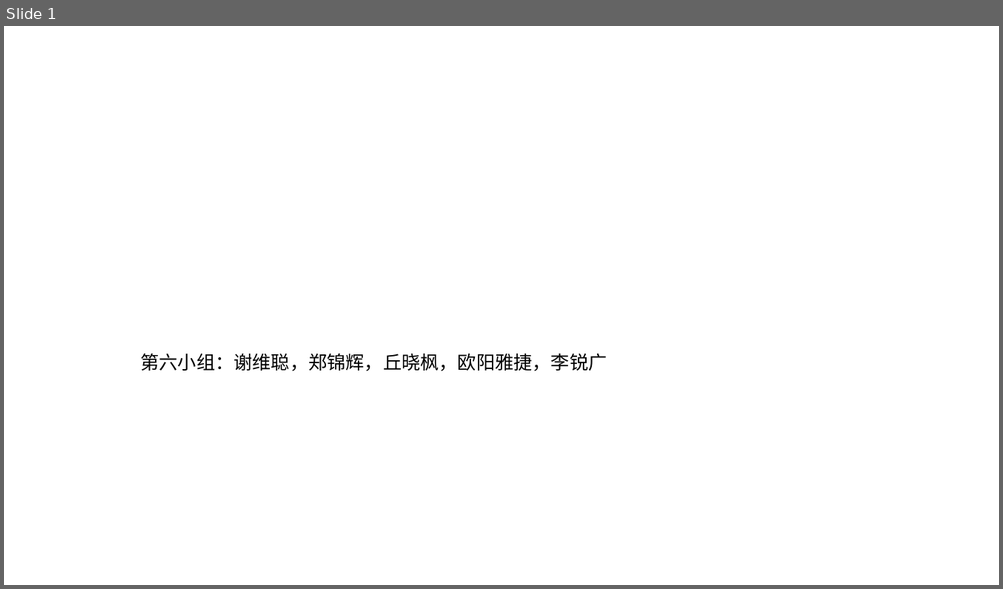
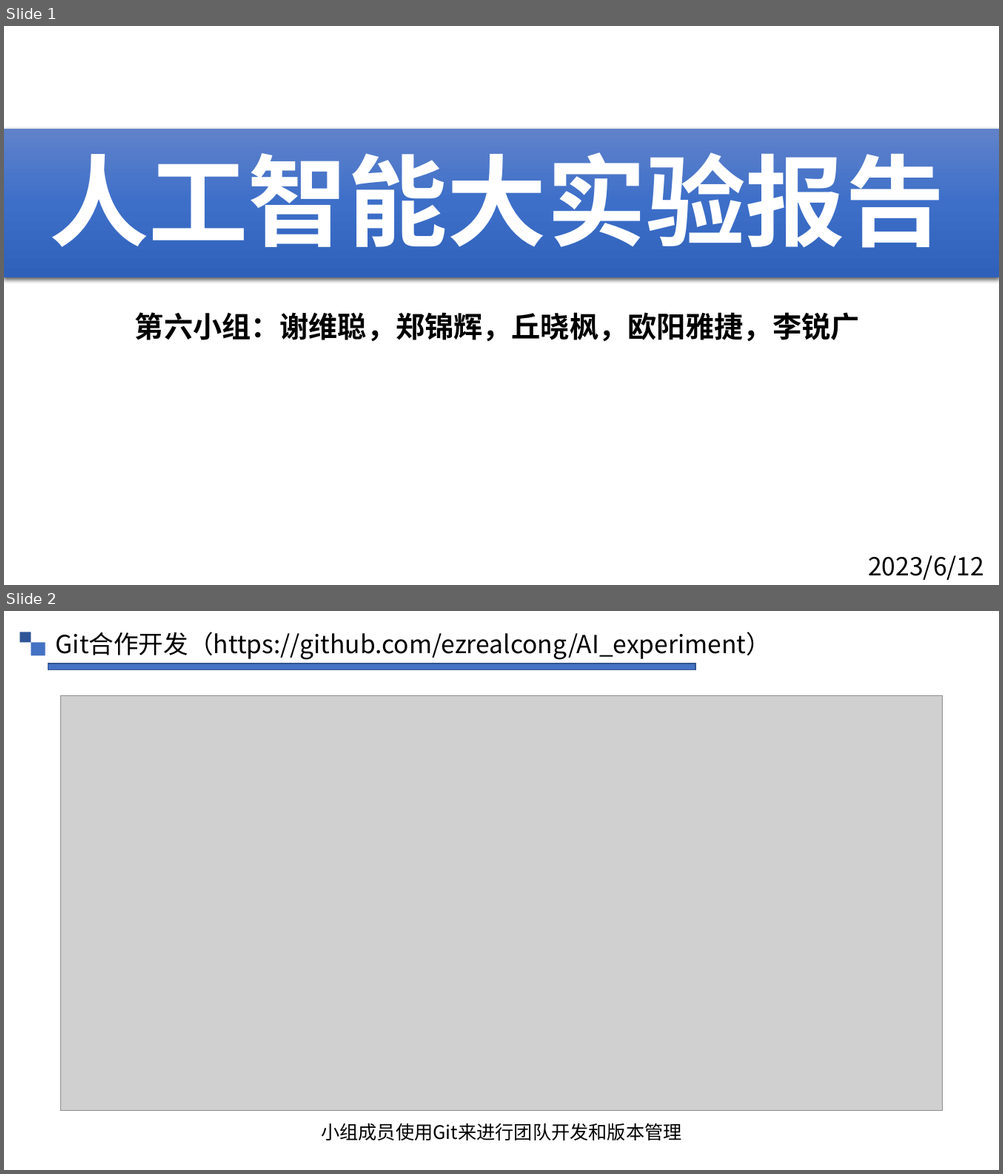
Before and after one commit to ezrealcong/AI_experiment, a slide deck: 演示PPT.pptx. Shown one above the other, each under a label of ours: slide 1 before the commit, slides 1 and 2 after it. The pictures are 1003x589 and 1003x1174 pixels, drawn with LibreOffice and Linux fonts; fonts in the diff are those of the drawing; grey boxes stand for pictures; background and template pictures are left out. Boxes give left, top, right and bottom in pixels: in the first picture for what was removed or moved away, otherwise in the second. Text is boxed around its words. In the diff, an @@ line names an element or a change of style, - is before the commit and + after.

```diff
--- a/演示PPT.pptx
+++ b/演示PPT.pptx
@@ slide 2 added at box(4, 611, 999, 1170), background #FFFFFF @@
@@ rectangle added at box(20, 632, 31, 642), fill #2F5597 @@
@@ text added at box(56, 632, 771, 660), 24 pt, text #000000 @@
+Git合作开发（https://github.com/ezrealcong/AI_experiment）
@@ rectangle added at box(31, 642, 45, 655), fill #4472C4 @@
@@ rectangle added at box(48, 664, 695, 670), fill #4472C4, outline #325491 1 pt @@
@@ picture added at box(61, 696, 942, 1111) @@
@@ text added at box(321, 1123, 681, 1141), 18 pt, text #000000 @@
+小组成员使用Git来进行团队开发和版本管理
@@ slide 1 changed as well @@
@@ rectangle added at box(4, 129, 999, 278), fill gradient #6183CB to #3E70CA to #3062BB @@
@@ text added at box(49, 153, 945, 248), 96 pt, text #FFFFFF, bold @@
+人工智能大实验报告
@@ text "第六小组：谢维聪，郑锦辉，丘晓枫，欧阳雅捷，李锐广": place and size @@
-text "第六小组：谢维聪，郑锦辉，丘晓枫，欧阳雅捷，李锐广" at box(141, 353, 607, 372)
+text "第六小组：谢维聪，郑锦辉，丘晓枫，欧阳雅捷，李锐广" at box(135, 312, 859, 341)
@@ text "第六小组：谢维聪，郑锦辉，丘晓枫，欧阳雅捷，李锐广" at box(135, 312, 859, 341): size 18 to 28 pt, bold on @@
@@ text added at box(868, 556, 984, 580), 24 pt, text #000000 @@
+2023/6/12
```
Also in this commit, not shown: 4 other slides changed, 5 other slides added, 2 slides removed.
